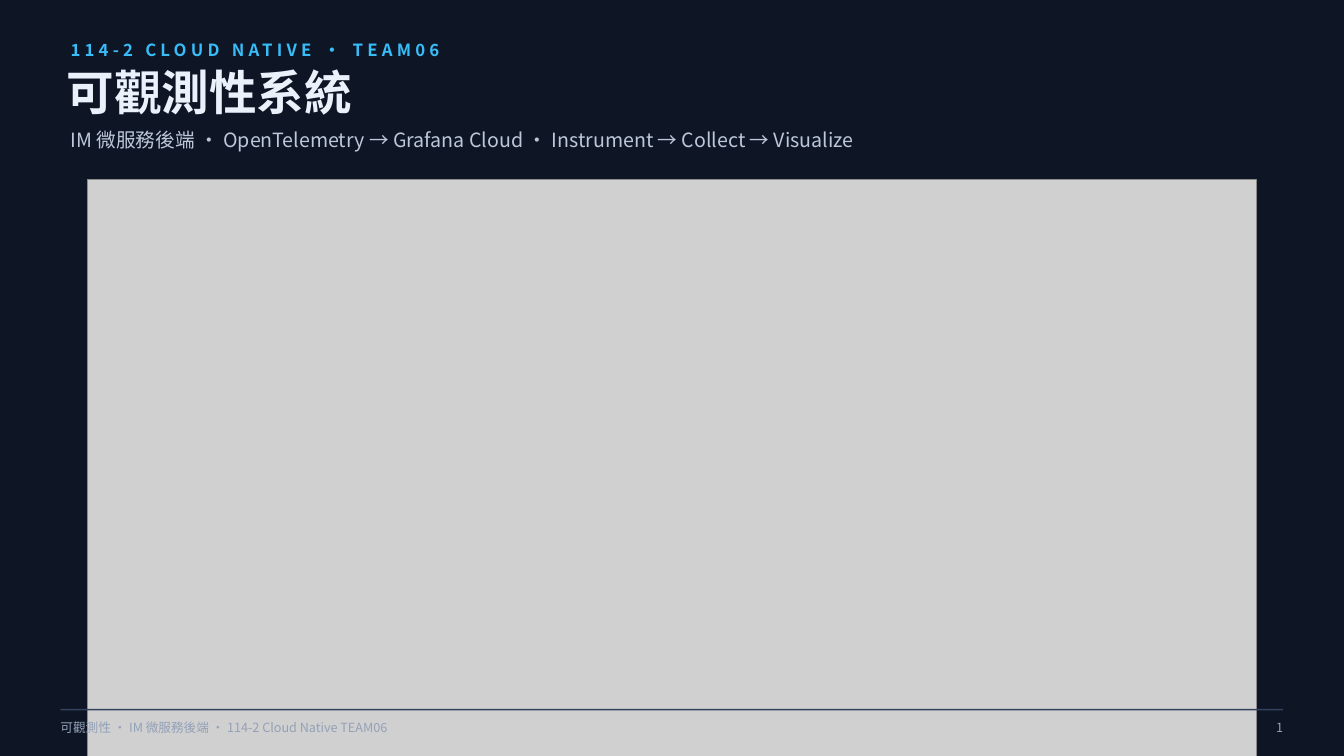
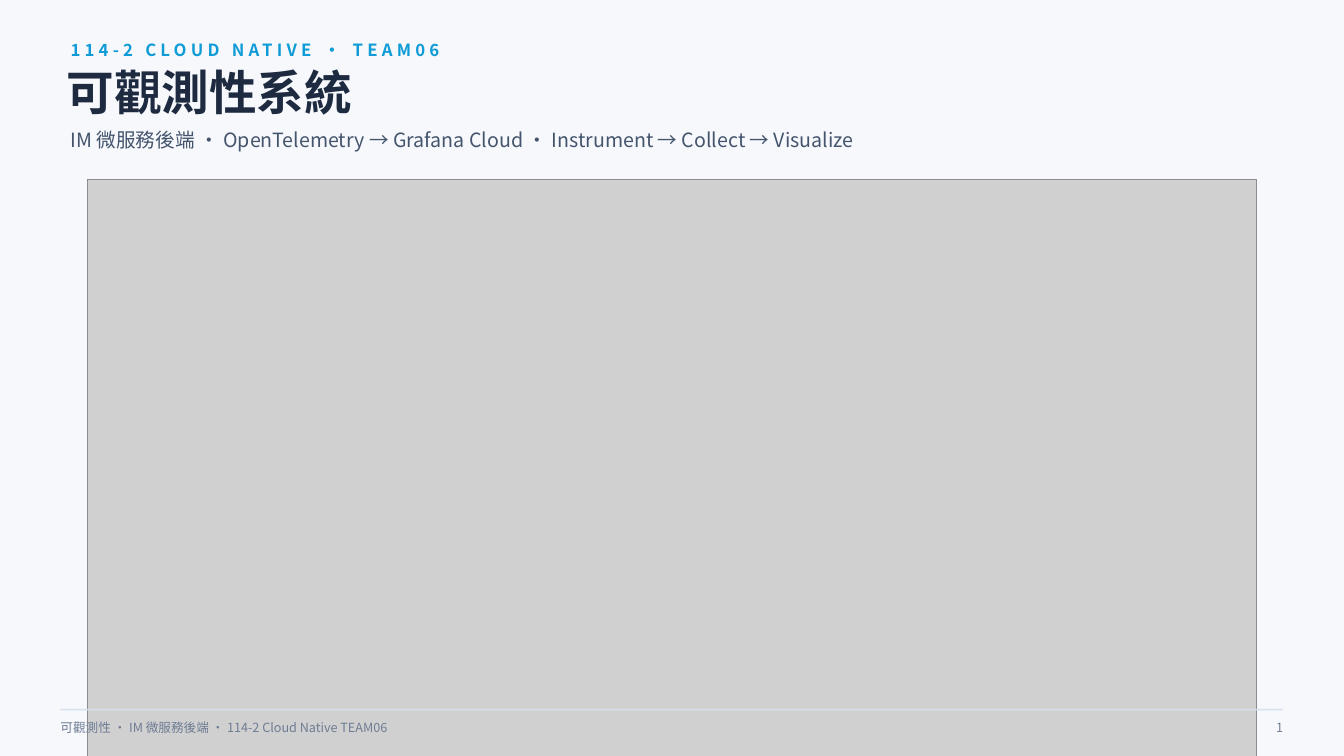
Before and after one commit to 114-2-Cloud-Native-TEAM06/backend-sketch, a slide deck: slide 1 of ops/observability/observability.pptx. Drawn at 1344x756 pixels with LibreOffice and Linux fonts; fonts in the diff are those of the drawing; grey boxes stand for pictures. Boxes give left, top, right and bottom in pixels: in the first picture for what was removed or moved away, otherwise in the second. Text is boxed around its words. In the diff, an @@ line names an element or a change of style, - is before the commit and + after.

Commit message:
docs(observability): switch presentation deck to light theme
Repalette the 7-slide deck to a light/white scheme (dark text on white cards,
colored header bands kept). Re-verified all slides via PowerPoint export.

```diff
--- a/ops/observability/observability.pptx
+++ b/ops/observability/observability.pptx
@@ background #0E1626 to #F6F8FC @@
@@ text "可觀測性系統" at bbox=[66, 69, 351, 115]: text colour #EAF1FB to #1E2A40 @@
@@ text "114-2 CLOUD NATIVE · TEAM06" at bbox=[123, 43, 133, 56]: text colour #38BDF8 to #0E9BD6 @@
@@ text "IM 微服務後端 · OpenTelemetry → ..." at bbox=[71, 130, 854, 152]: text colour #BCC8DA to #44546D @@
@@ text "可觀測性 · IM 微服務後端 · ..." at bbox=[60, 719, 387, 736]: text colour #93A1B8 to #6E7C93 @@
@@ line (60, 710) - (1284, 710): stroke #33415C 1 pt to #D7E0EE 1 pt @@
@@ text "1" at bbox=[1276, 723, 1283, 732]: text colour #93A1B8 to #6E7C93 @@
```
Also in this commit, not shown: 6 other slides changed.
